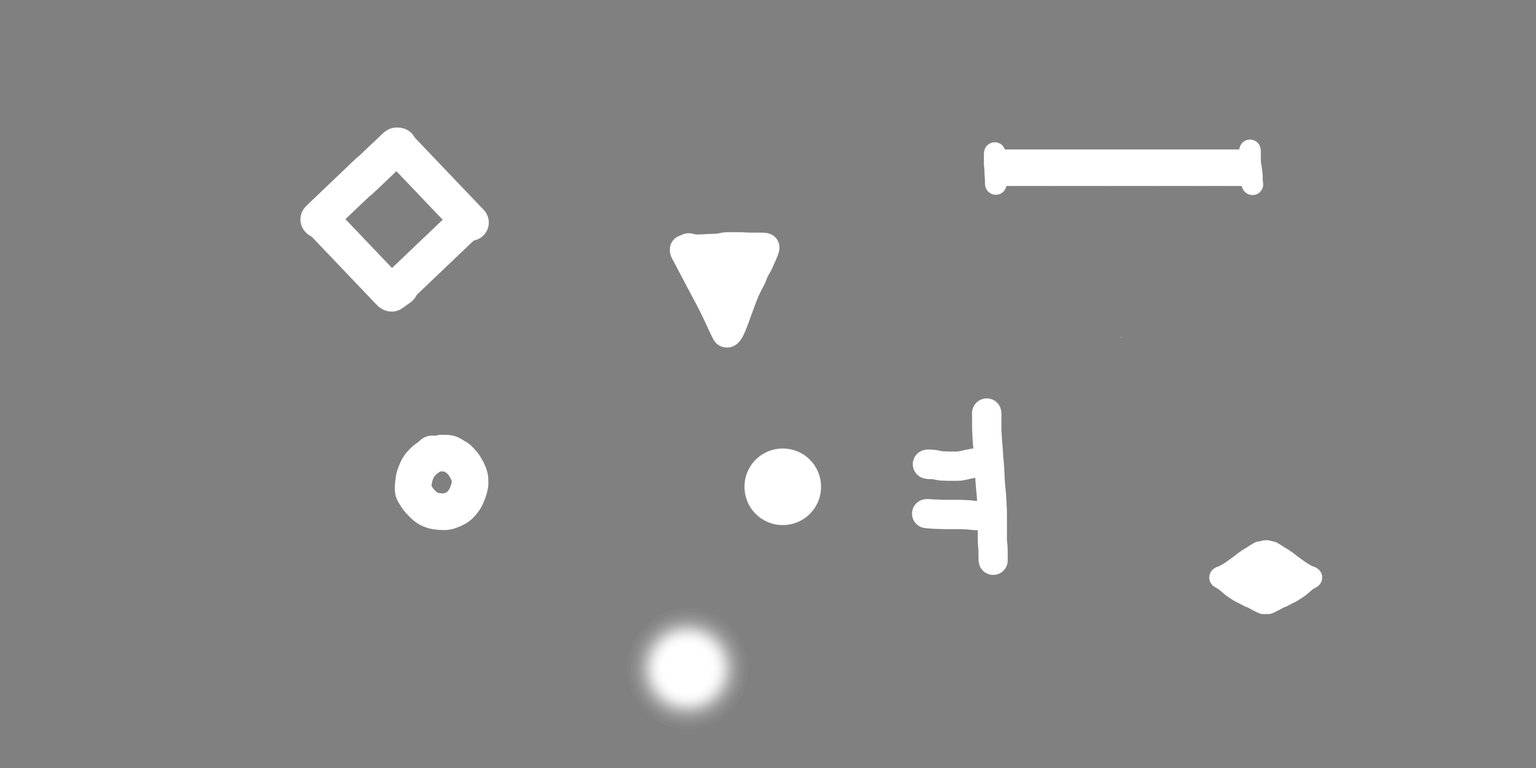
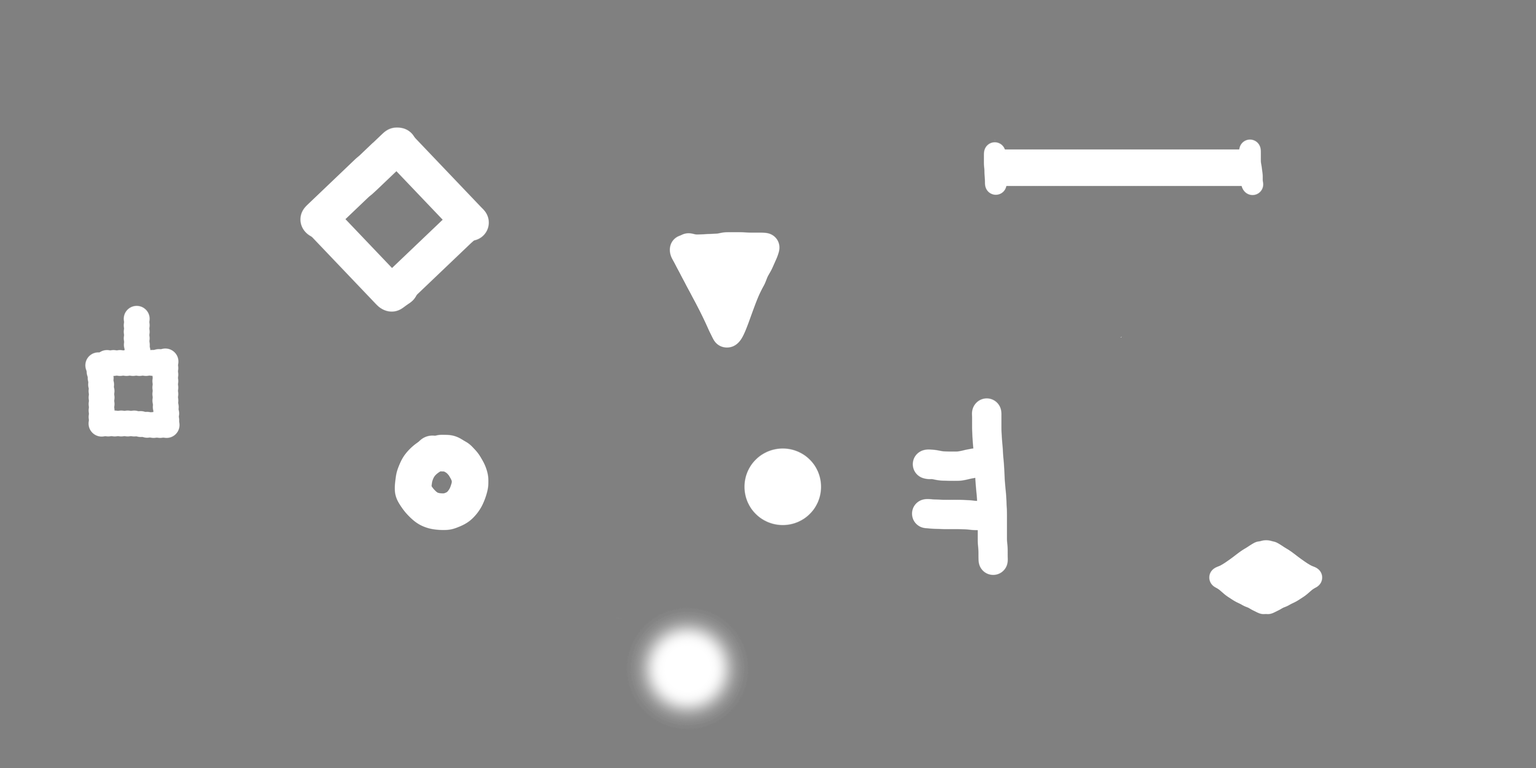
Before/after of a 1536px x 768px layered artwork. What changed in the layer stack:
added layer "Light" above "Particle" over [left=84, top=305, right=180, bottom=439]
